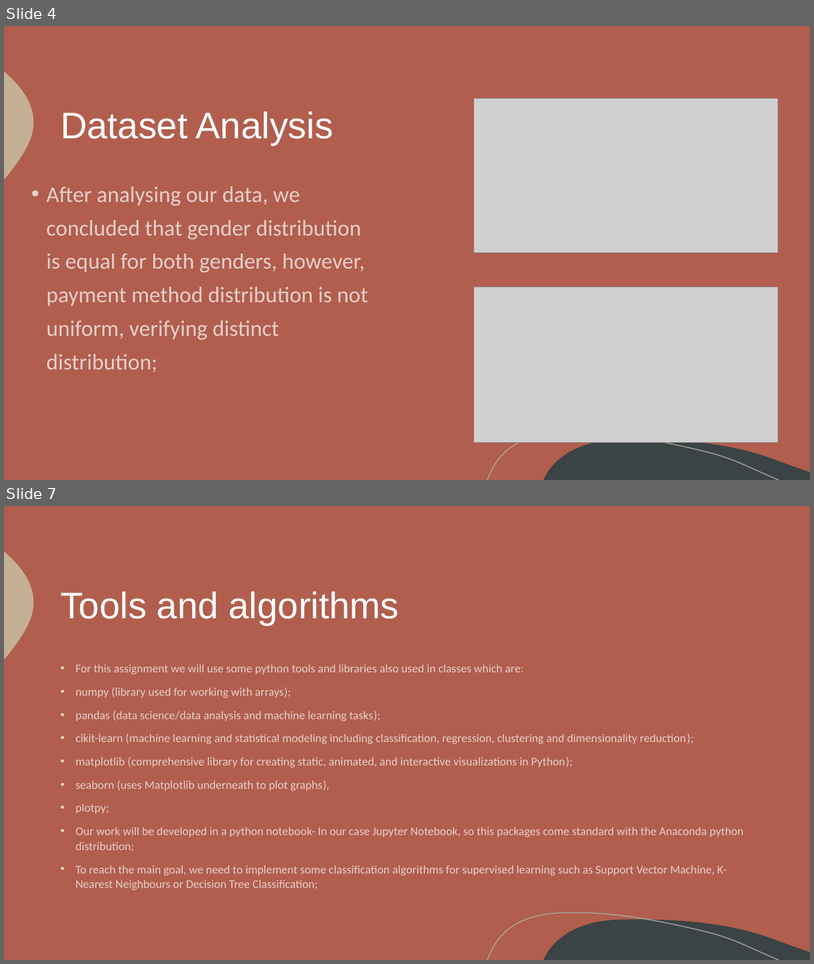
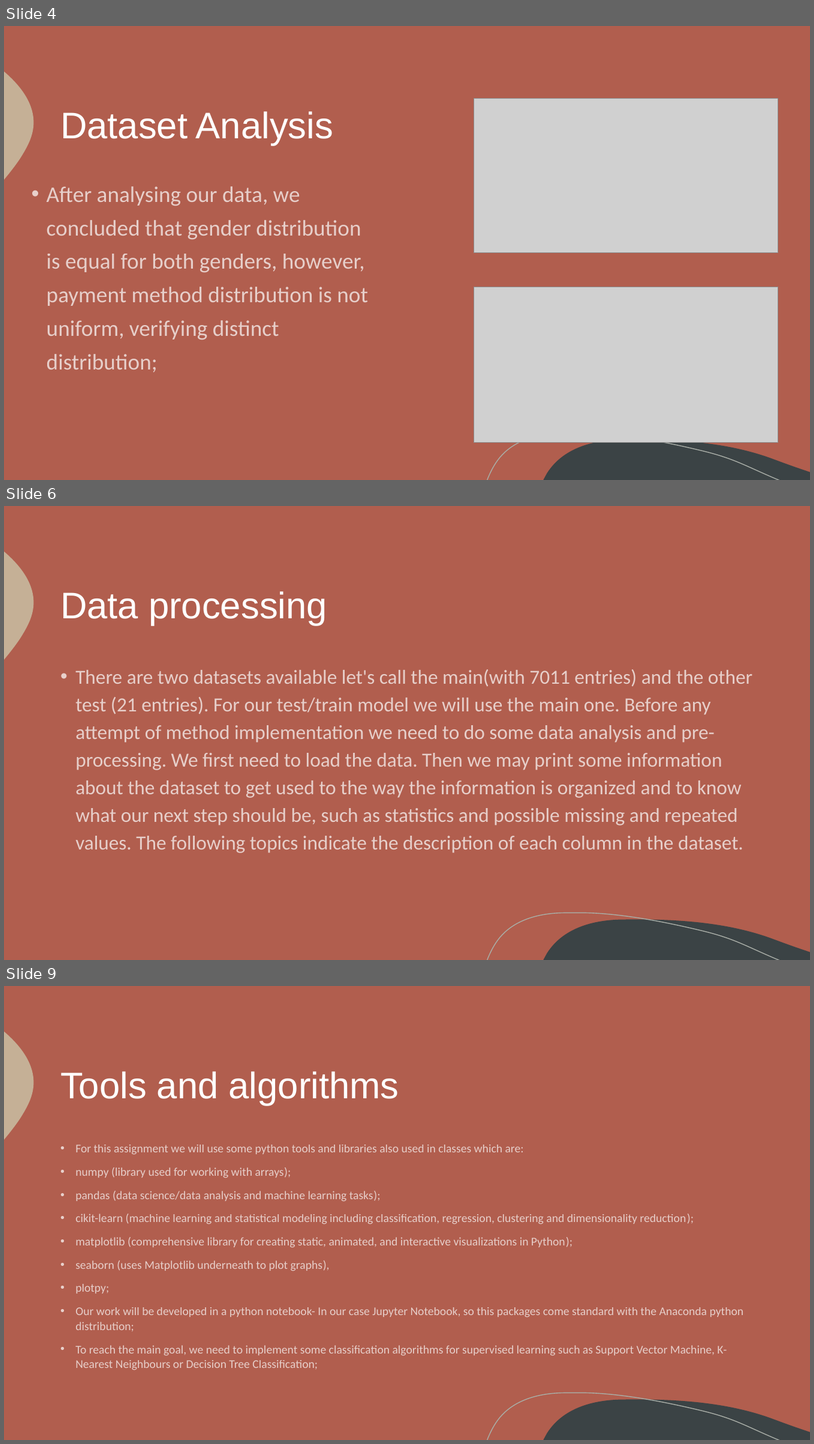
Before and after one commit to itsdomsantos/IART-2022, a slide deck: proj2/iart_proj2_final.pptx. Shown one above the other, each under a label of ours: slides 4 and 7 before the commit, slides 4, 6 and 9 after it; the slides between them are not shown. The pictures are 814x964 and 814x1444 pixels, drawn with LibreOffice and Linux fonts; fonts in the diff are those of the drawing; grey boxes stand for pictures. Boxes give left, top, right and bottom in pixels: in the first picture for what was removed or moved away, otherwise in the second. Text is boxed around its words. In the diff, an @@ line names an element or a change of style, - is before the commit and + after.

```diff
--- a/proj2/iart_proj2_final.pptx
+++ b/proj2/iart_proj2_final.pptx
@@ slide 6 added at box(4, 506, 810, 960), background #B15E4E; not listed: 3 template elements that a slide beside it also shows @@
@@ title added at box(60, 591, 327, 625), 44 pt, text #FFFFFF @@
+Data processing
@@ text added at box(75, 669, 753, 853), 23.8 pt, text #FFFFFF at 70% opacity @@
+• There are two datasets available let's call the main(with 7011 entries) and the other test (21 entries). For our test/train model we will use the main one. Before any attempt of method implementation we need to do some data analysis and pre-processing. We first need to load the data. Then we may print some information about the dataset to get used to the way the information is organized and to know what our next step should be, such as statistics and possible missing and repeated values. The following topics indicate the description of each column in the dataset.
@@ what was slide 7 is now slide 9 @@
```
Also in this commit, not shown: 4 slides changed, 3 other slides added, 1 slide removed.
